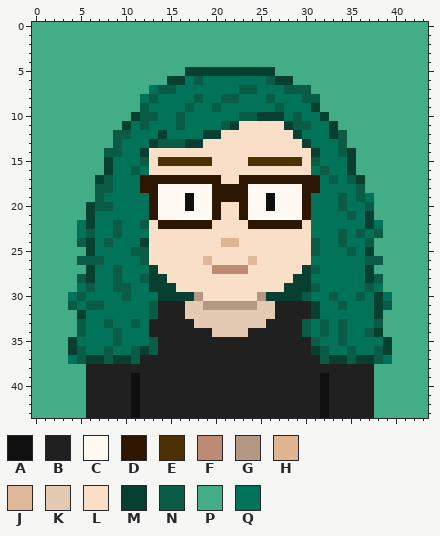
File history of a pixel-art sprite, source/brian.png. Above: the version before the commit.
The file is 440x440 pixels, drawn in blocks of 10x10; one block is one cell here.
Palette (. is transparent): A #101010  B #202020  C #fff9f1  D #2e1702  E #4e3005  F #bf8a73  G #b39984  H #deb491  J #dfb89c  K #e5cab3  L #f9dec8  M #074031  N #0a5c47  P #42ad86  Q #007358
Pixels before, first column x 0:
 0 PPPPPPPPPPPPPPPPPPPPPPPPPPPPPPPPPPPPPPPPPPPP
 1 PPPPPPPPPPPPPPPPPPPPPPPPPPPPPPPPPPPPPPPPPPPP
 2 PPPPPPPPPPPPPPPPPPPPPPPPPPPPPPPPPPPPPPPPPPPP
 3 PPPPPPPPPPPPPPPPPPPPPPPPPPPPPPPPPPPPPPPPPPPP
 4 PPPPPPPPPPPPPPPPPPPPPPPPPPPPPPPPPPPPPPPPPPPP
 5 PPPPPPPPPPPPPPPPPMMMMMMMMMMPPPPPPPPPPPPPPPPP
 6 PPPPPPPPPPPPPPPMMQNQQQQQQQNMMPPPPPPPPPPPPPPP
 7 PPPPPPPPPPPPPQNNQQQQQQQNNQQQNNNPPPPPPPPPPPPP
 8 PPPPPPPPPPPPQNQQQQNQQNNQQQNQQQNNPPPPPPPPPPPP
 9 PPPPPPPPPPPPNQQQQNQQNQQQQQQNQQQMPPPPPPPPPPPP
10 PPPPPPPPPPPMNNQQNQQQQQQNNMMMQNQQMPPPPPPPPPPP
11 PPPPPPPPPPMQNQQQNQQQQNMLLLLLMNNQQMPPPPPPPPPP
12 PPPPPPPPPNNQQQMQQQQMMLLLLLLLLMQQQMNPPPPPPPPP
13 PPPPPPPPPNQQQMNNNMMLLLLLLLLLLLMQQQNPPPPPPPPP
14 PPPPPPPPNNQQMLLLLLLLLLLLLLLLLLLMQQNMPPPPPPPP
15 PPPPPPPPMQQQNLEEEEEELLLLEEEEEELNQQQMPPPPPPPP
16 PPPPPPPPMQQNQLLLLLLLLLLLLLLLLLLQNQQMPPPPPPPP
17 PPPPPPPMNQQQDDDDDDDDDLLDDDDDDDDDQNQNMPPPPPPP
18 PPPPPPPNNQQQDDCCCCCCDDDDCCCCCCDDQQQQNPPPPPPP
19 PPPPPPPNQQQQQDCCCACCDDDDCCACCCDQQQNQNQPPPPPP
20 PPPPPPMNNQQQQDCCCACCDLLDCCACCCDQQQNQQNPPPPPP
21 PPPPPPMQQQQQQDCCCCCCDLLDCCCCCCDQQQQNQMPPPPPP
22 PPPPPQMQQNQQNLDDDDDDLLLLDDDDDDLQQQQQQMQPPPPP
23 PPPPPQNQQNQQQLLLLLLLLLLLLLLLLLLQQQNQNQNPPPPP
24 PPPPPNMQNQQQMLLLLLLLLHHLLLLLLLLNQQNQQNPPPPPP
25 PPPPPPMQQQQNNLLLLLLLLLLLLLLLLLLNQQQNQMPPPPPP
26 PPPPPNNNQQQQNLLLLLLJLLLLJLLLLLLQQQQQQNNPPPPP
27 PPPPPPMQQNQQQMLLLLLLFFFFLLLLLLMNQQQQQMPPPPPP
28 PPPPPNMQQNQQNMMLLLLLLLLLLLLLLMMQQQQQQMNPPPPP
29 PPPPPQNQQNNQQMMMLLLLLLLLLLLLMMMNQQQQQNQPPPPP
30 PPPPQNQQQQNQQQMMMMGLLLLLLGMMMMNQQNQQNQMQPPPP
31 PPPPNQNNQQQQQNBBBKKGGGGGGKKBBBBMQQNQQQMNPPPP
32 PPPPPMQQQQQQQNBBBKKKKKKKKKKBBBBMQQQQQQMPPPPP
33 PPPPPNQQNQQNQBBBBBKKKKKKKKBBBBNQNQNQQQNPPPPP
34 PPPPPNQQQNQQQBBBBBBBKKKKBBBBBBNQNQNQQNMPPPPP
35 PPPPMQQQQNQQQNBBBBBBBBBBBBBBBBBNQQNQQQQMPPPP
36 PPPPMNQQNQQNMNBBBBBBBBBBBBBBBBBMNQQNQQNMPPPP
37 PPPPQNMMNMMNBBBBBBBBBBBBBBBBBBBBNMMNMMNQPPPP
38 PPPPPPBBBBBBBBBBBBBBBBBBBBBBBBBBBBBBBBPPPPPP
39 PPPPPPBBBBBABBBBBBBBBBBBBBBBBBBBABBBBBPPPPPP
40 PPPPPPBBBBBABBBBBBBBBBBBBBBBBBBBABBBBBPPPPPP
41 PPPPPPBBBBBABBBBBBBBBBBBBBBBBBBBABBBBBPPPPPP
42 PPPPPPBBBBBABBBBBBBBBBBBBBBBBBBBABBBBBPPPPPP
43 PPPPPPBBBBBABBBBBBBBBBBBBBBBBBBBABBBBBPPPPPP
The result:
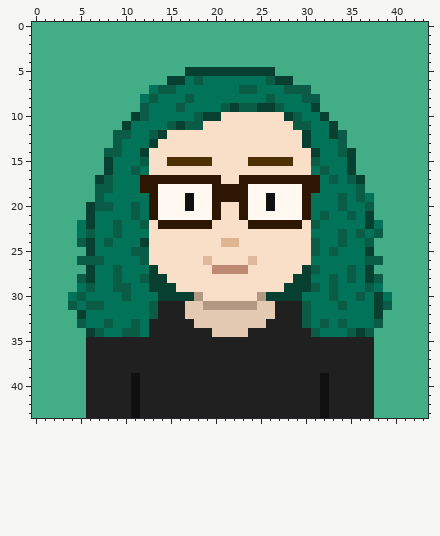
Diff:
Colour M becomes colour B in row 36 at x 12 and 31; in row 37 at x 6 to 7, 9 to 10, 33 to 34 and 36 to 37.
Colour N becomes colour B in row 34 at x 30; in row 35 at x 9, 13, 31 and 34; in row 36 at x 8, 11, 13, 32 and 35; in row 37 at x 8, 11, 32 and 35.
Colour Q becomes colour B in row 35 at x 6 to 8, 10 to 12, 32 to 33 and 35 to 37; in row 36 at x 6 to 7, 9 to 10, 33 to 34 and 36 to 37.
Colour E becomes colour L in row 15 at x 14 and 29.
Colour M becomes colour L in row 10 at x 25 to 27; in row 11 at x 22 and 28; in row 12 at x 19 to 20 and 29; in row 13 at x 17 to 18.
Colour N becomes colour L in row 10 at x 23 to 24; in row 11 at x 21; in row 13 at x 14 to 16.
Colour Q becomes colour L in row 10 at x 21 to 22; in row 11 at x 19 to 20; in row 12 at x 15 to 18.
Colour N becomes colour M in row 11 at x 16.
Colour Q becomes colour M in row 9 at x 22 and 25 to 26; in row 10 at x 19 to 20 and 28; in row 12 at x 30; in row 34 at x 6 and 36.
Colour B becomes colour N in rows 31 to 32 at x 30.
Colour Q becomes colour N in row 8 at x 17; in row 9 at x 16, 21 and 23 to 24; in row 10 at x 18; in row 11 at x 15 and 17 to 18; in row 12 at x 13; in row 20 at x 11.
Colour Q becomes colour N in row 21 at x 11 and 32; in row 22 at x 31; in row 25 at x 33; in row 27 at x 35; in row 28 at x 33 and 35; in row 29 at x 33.
Colour Q becomes colour N in row 34 at x 7, 10 to 11, 31 and 35.
Colour M becomes colour P in row 34 at x 38; in rows 35 to 36 at x 4 and 39.
Colour N becomes colour P in row 34 at x 5; in rows 36 to 37 at x 5 and 38.
Colour Q becomes colour P in row 35 at x 5 and 38; in row 37 at x 4 and 39.
Colour M becomes colour Q in rows 31 to 32 at x 31.
Colour N becomes colour Q in row 8 at x 18 and 21 to 22; in row 9 at x 17 and 20; in row 10 at x 13 and 16; in row 11 at x 12; in row 25 at x 35; in row 30 at x 30.
Colour N becomes colour Q in row 34 at x 9, 32 and 34.
